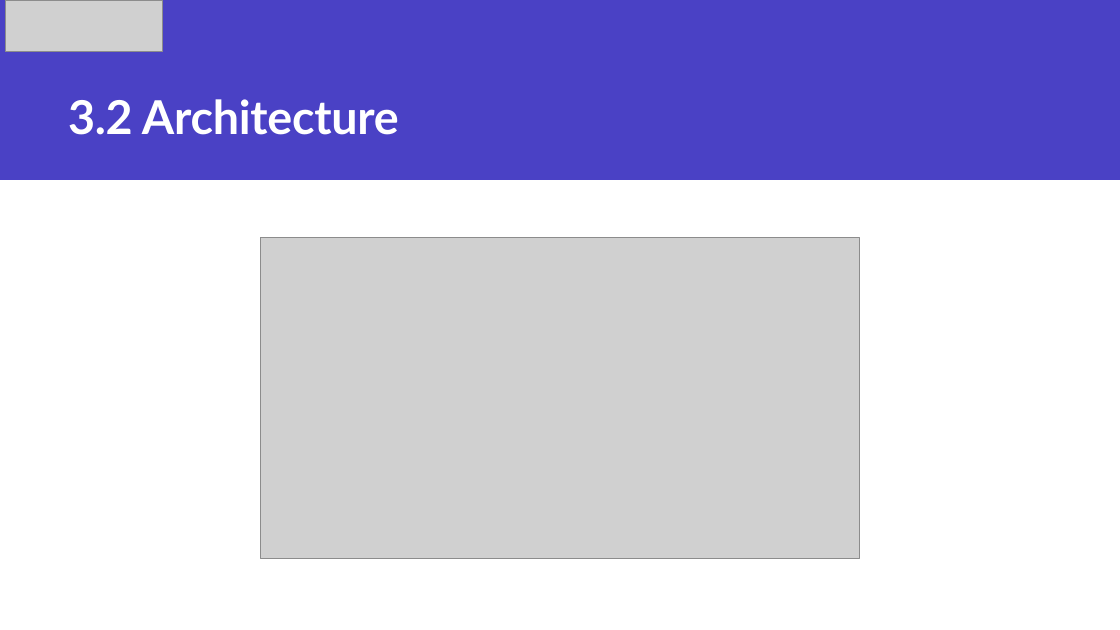
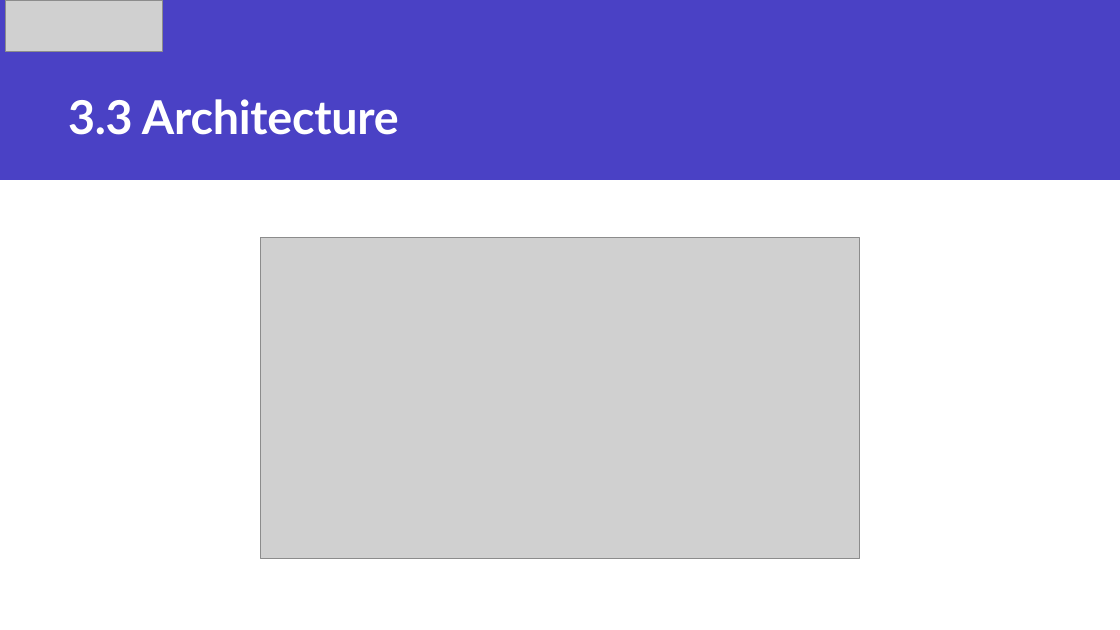
Before and after one commit to eliMedig/e-Portfolio, a slide deck: slide 13 of files/Individual_Presentation.pptx. Drawn at 1120x630 pixels with LibreOffice and Linux fonts; fonts in the diff are those of the drawing; grey boxes stand for pictures. Boxes give left, top, right and bottom in pixels: in the first picture for what was removed or moved away, otherwise in the second. Text is boxed around its words. In the diff, an @@ line names an element or a change of style, - is before the commit and + after.

```diff
--- a/files/Individual_Presentation.pptx
+++ b/files/Individual_Presentation.pptx
@@ title at <box>68,99,399,135</box>: text changed @@
-3.2 Architecture
+3.3 Architecture
```
Also in this commit, not shown: 5 other slides changed, 3 other files.
